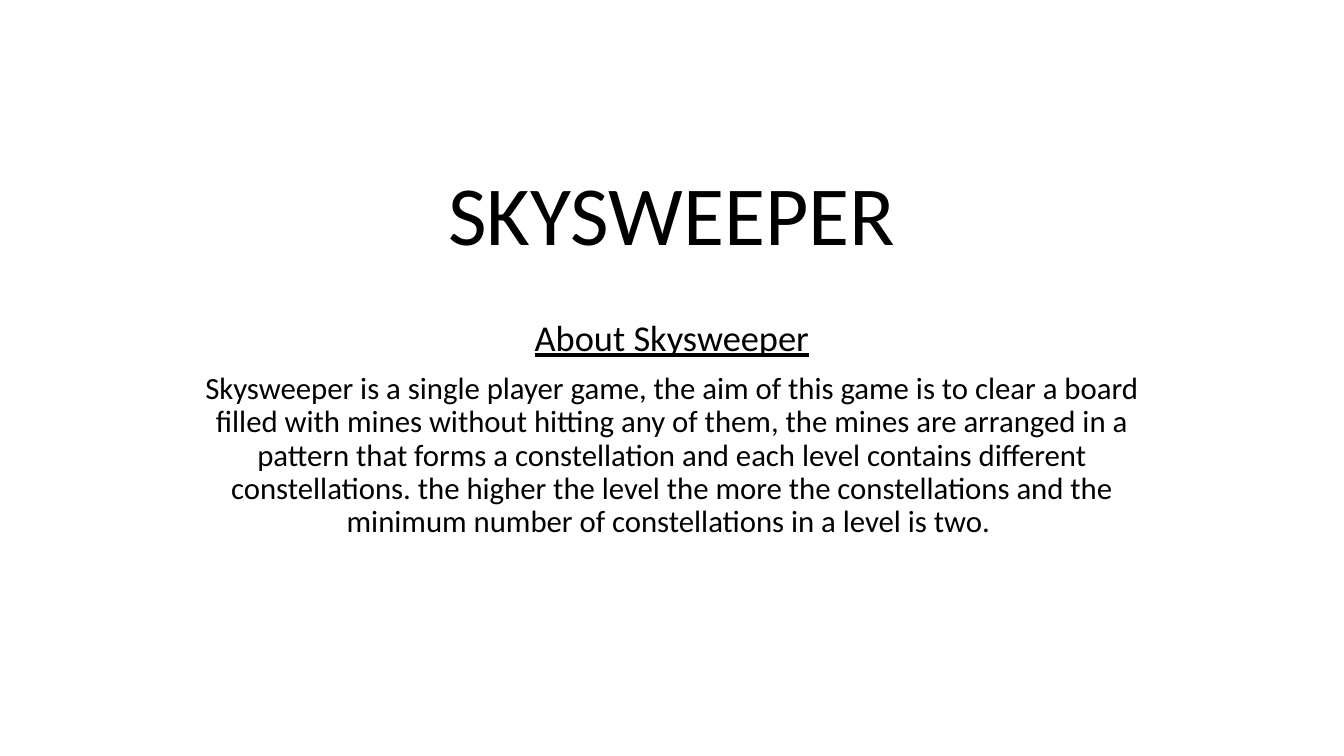
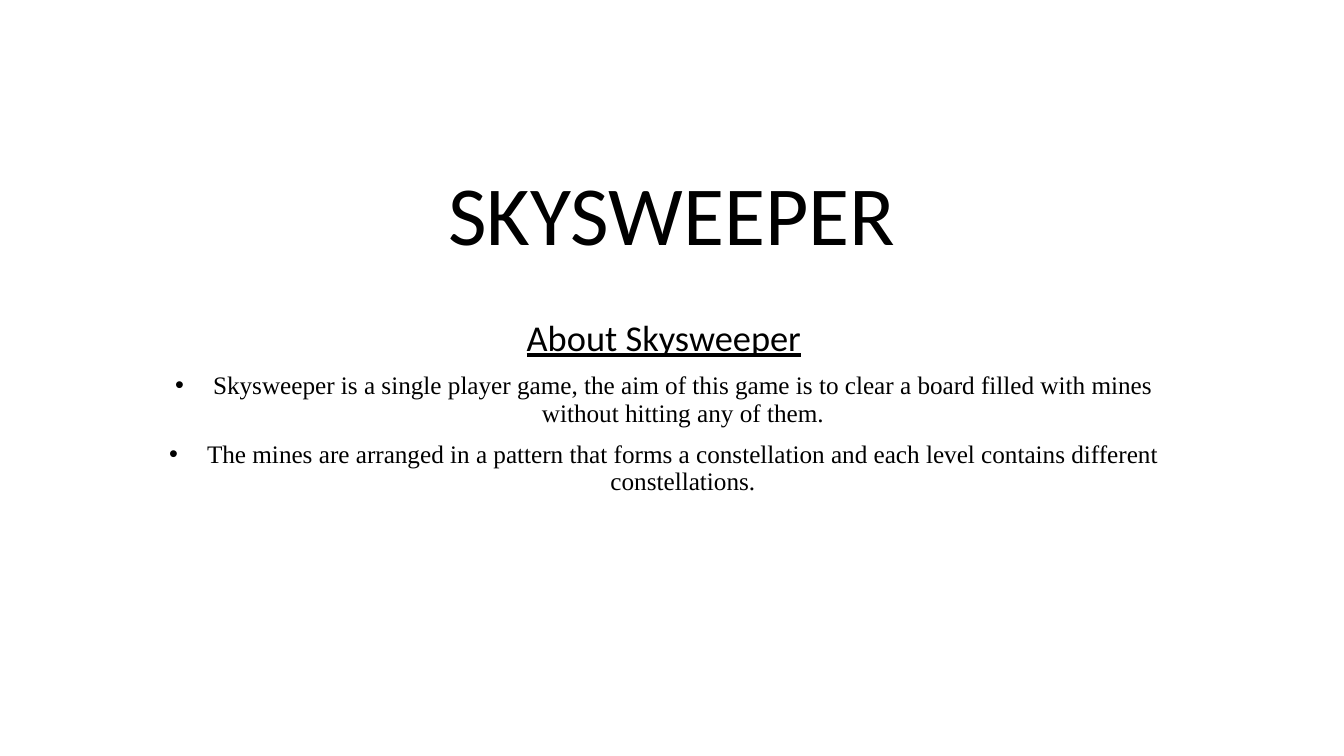
Before and after one commit to CRogers999/CSC-132-Minesweeper, a slide deck: slide 1 of SKYSWEEPER.pptx. Drawn at 1344x756 pixels with LibreOffice and Linux fonts; fonts in the diff are those of the drawing. Boxes give left, top, right and bottom in pixels: in the first picture for what was removed or moved away, otherwise in the second. Text is boxed around its words. In the diff, an @@ line names an element or a change of style, - is before the commit and + after.

```diff
--- a/SKYSWEEPER.pptx
+++ b/SKYSWEEPER.pptx
@@ subtitle at [207,376,1157,491]: text changed; size 22 to 18 pt; font Calibri to Times New Roman @@
-Skysweeper is a single player game, the aim of this game is to clear a board filled with mines without hitting any of them, the mines are arranged in a pattern that forms a constellation and each level contains different constellations. the higher the level the more the constellations and the minimum number of constellations in a level is two.
+• Skysweeper is a single player game, the aim of this game is to clear a board filled with mines without hitting any of them.
+• The mines are arranged in a pattern that forms a constellation and each level contains different constellations.
```
Also in this commit, not shown: 1 other slide changed, 2 slides added.
